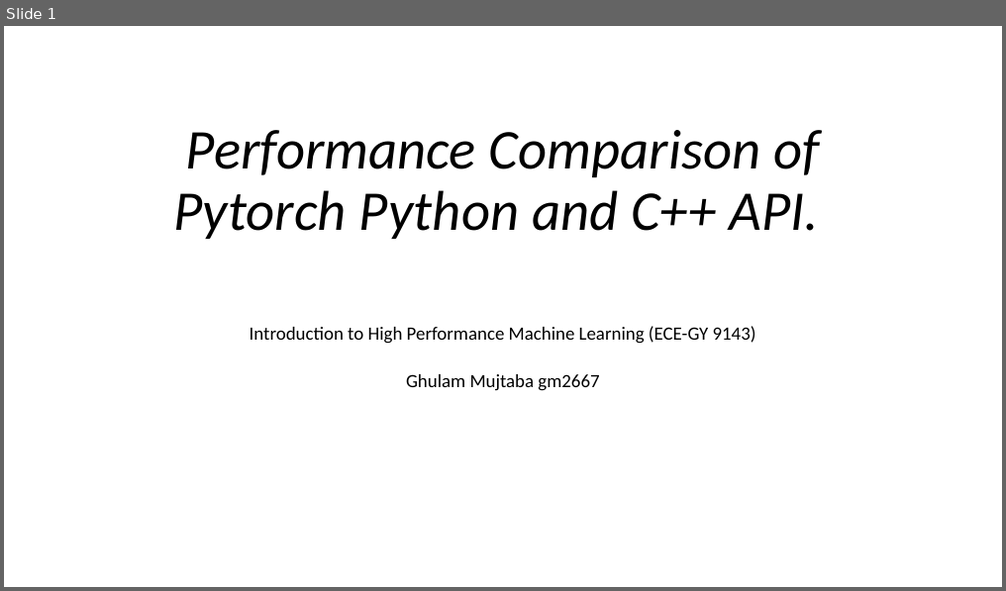
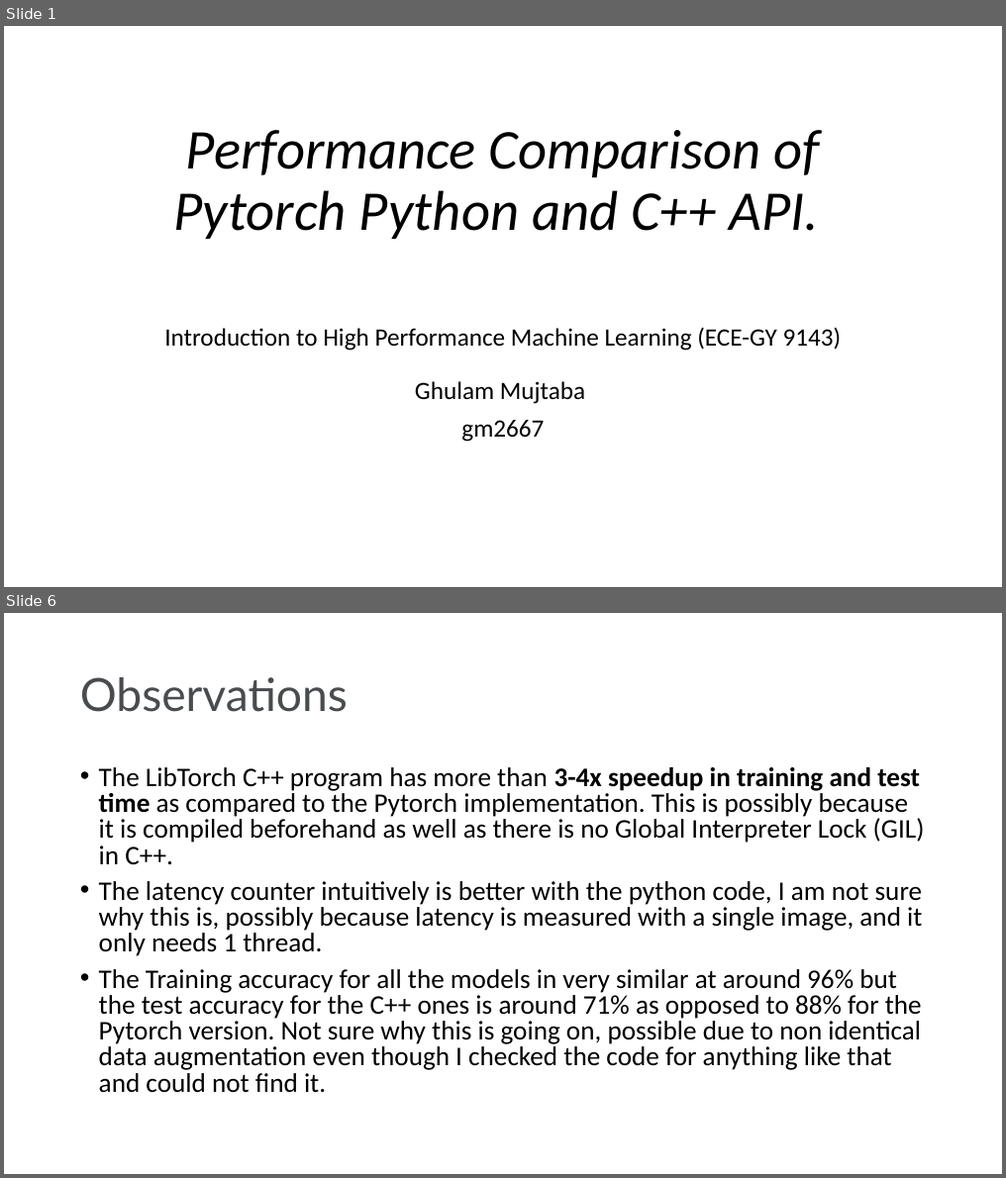
Before and after one commit to GM223/pytorch_python_cpp_benchmark_comparison, a slide deck: docs/project_presentation_gm2667.pptx. Shown one above the other, each under a label of ours: slide 1 before the commit, slides 1 and 6 after it; the slides between them are not shown. The pictures are 1006x591 and 1006x1178 pixels, drawn with LibreOffice and Linux fonts; fonts in the diff are those of the drawing. Boxes give left, top, right and bottom in pixels: in the first picture for what was removed or moved away, otherwise in the second. Text is boxed around its words. In the diff, an @@ line names an element or a change of style, - is before the commit and + after.

```diff
--- a/docs/project_presentation_gm2667.pptx
+++ b/docs/project_presentation_gm2667.pptx
@@ slide 6 added at [4,613,1002,1174], background #FFFFFF @@
@@ title added at [80,677,348,712], 44 pt, text #494C4E @@
+Observations
@@ text added at [99,767,925,1093], 25.9 pt, text #000000 @@
+• The LibTorch C++ program has more than 3-4x speedup in training and test time as compared to the Pytorch implementation. This is possibly because it is compiled beforehand as well as there is no Global Interpreter Lock (GIL) in C++.
+• The latency counter intuitively is better with the python code, I am not sure why this is, possibly because latency is measured with a single image, and it only needs 1 thread.
+• The Training accuracy for all the models in very similar at around 96% but the test accuracy for the C++ ones is around 71% as opposed to 88% for the Pytorch version. Not sure why this is going on, possible due to non identical data augmentation even though I checked the code for anything like that and could not find it.
@@ slide 1 changed as well @@
@@ subtitle at [164,327,842,442]: text changed; size 18 to 24 pt @@
-Introduction to High Performance Machine Learning (ECE-GY 9143)
-Ghulam Mujtaba gm2667
+Introduction to High Performance Machine Learning (ECE-GY 9143)
+Ghulam Mujtaba
+gm2667
```
Also in this commit, not shown: 2 other slides changed, 4 other slides added, 3 slides removed, 6 other files.
